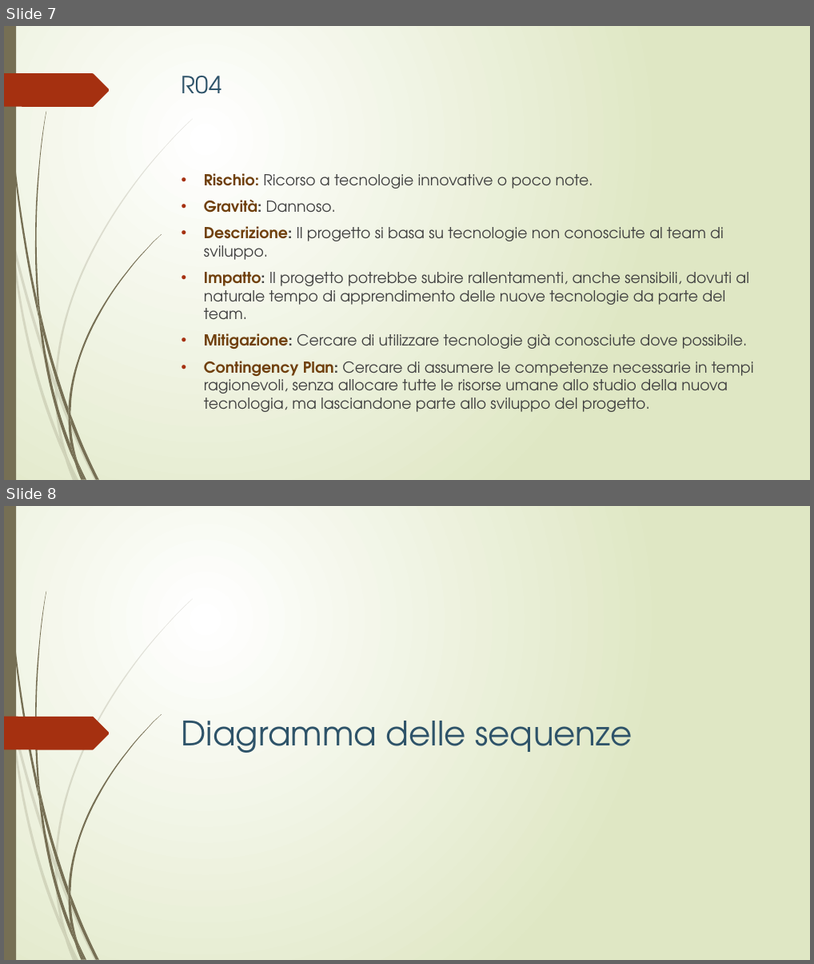
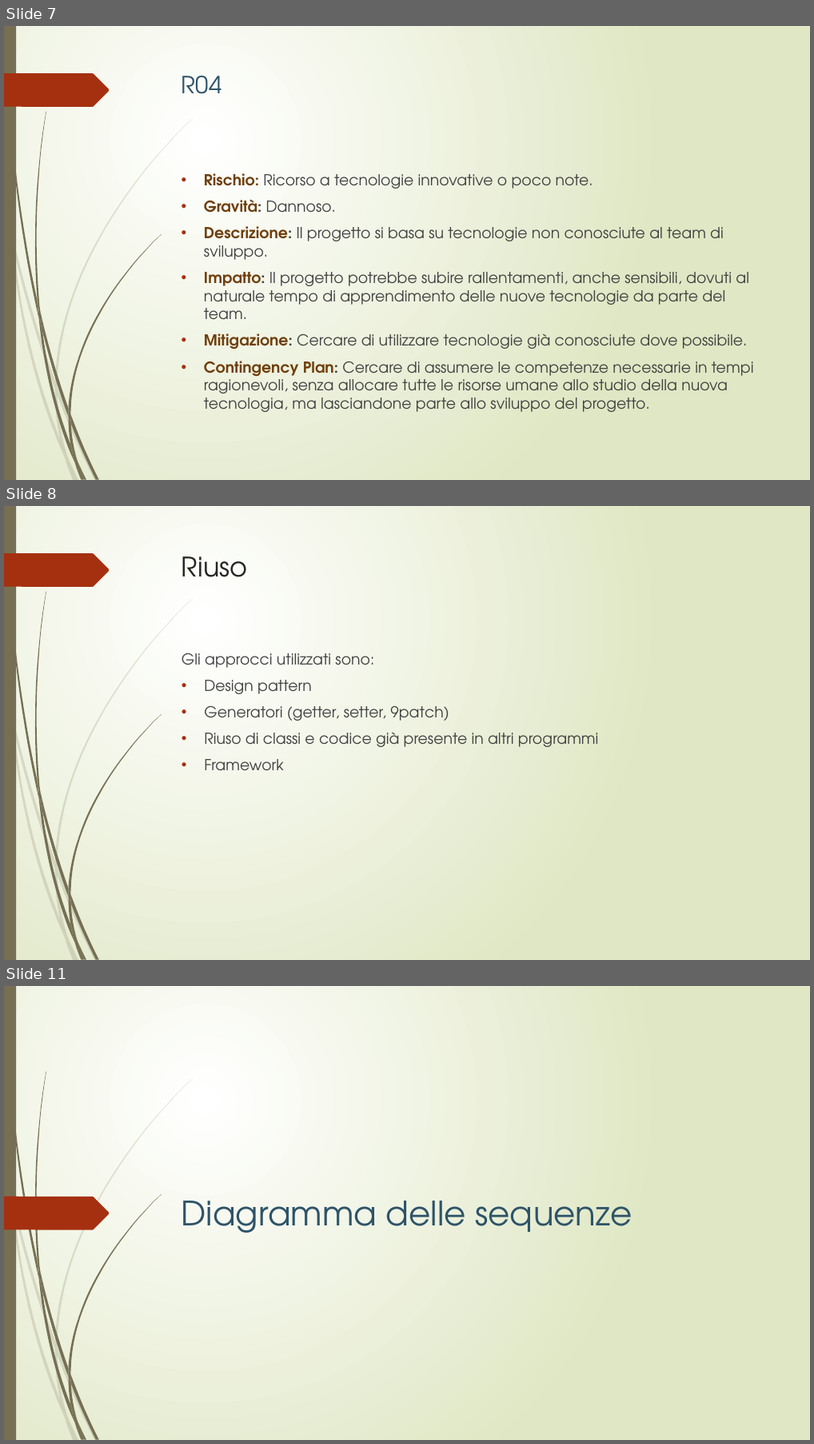
Before and after one commit to lpleo/Ingegneria_Software_2014, a slide deck: Slide/Slide Sparta.pptx. Shown one above the other, each under a label of ours: slides 7 and 8 before the commit, slides 7, 8 and 11 after it; the slides between them are not shown. The pictures are 814x964 and 814x1444 pixels, drawn with LibreOffice and Linux fonts; fonts in the diff are those of the drawing. Boxes give left, top, right and bottom in pixels: in the first picture for what was removed or moved away, otherwise in the second. Text is boxed around its words. In the diff, an @@ line names an element or a change of style, - is before the commit and + after.

```diff
--- a/Slide/Slide Sparta.pptx
+++ b/Slide/Slide Sparta.pptx
@@ slide 8 added at [4,506,810,960], background gradient #FFFFFF to #DFE8C4; not listed: 24 template elements that a slide beside it also shows @@
@@ title added at [182,556,248,577], 32 pt, text #262626 @@
+Riuso
@@ text added at [182,653,599,770], 18 pt, text #404040 @@
+Gli approcci utilizzati sono:
+• Design pattern
+• Generatori (getter, setter, 9patch)
+• Riuso di classi e codice già presente in altri programmi
+• Framework
@@ what was slide 8 is now slide 11 @@
```
Also in this commit, not shown: 4 slides changed, 2 other slides added, 2 slides removed, 1 other file.
